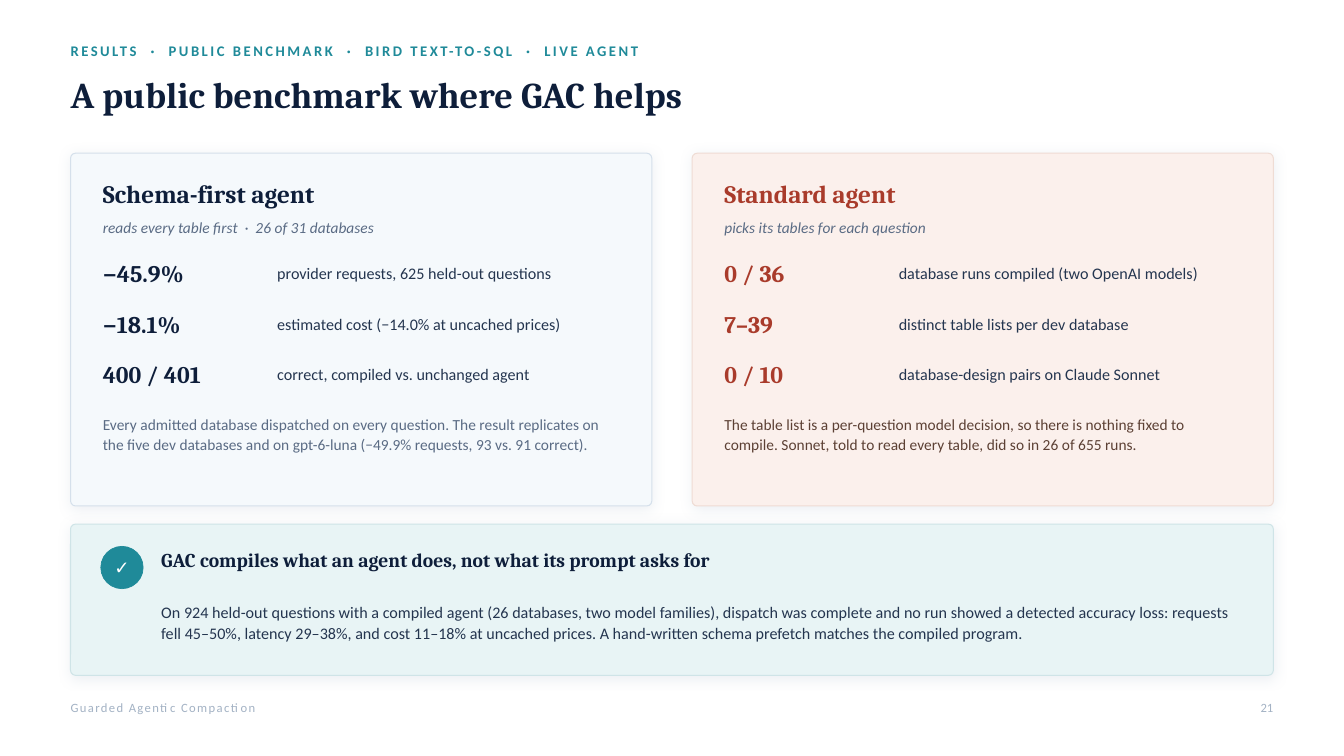
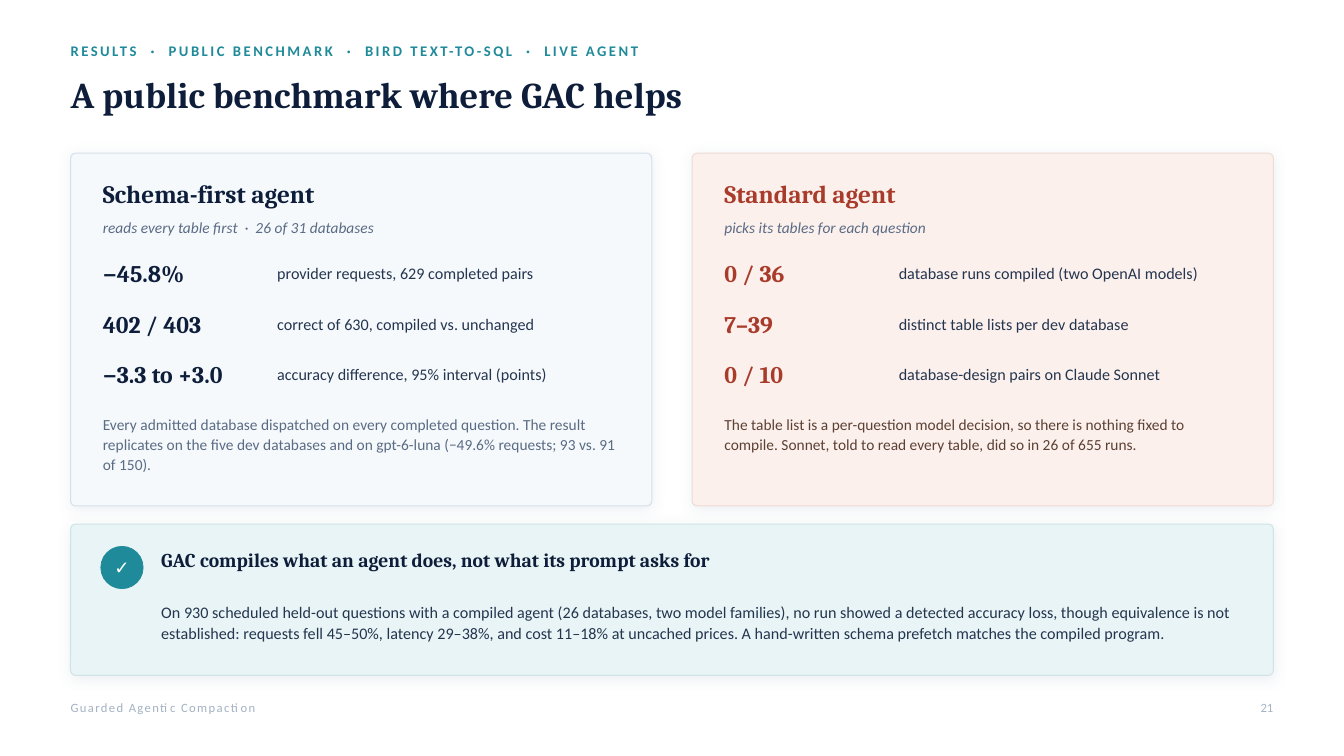
Before and after one commit to rrahimi-uci/guarded-agentic-compaction, a slide deck: slide 21 of paper/slides/compiling-recurrent-agent-workflows-into-guarded-programs-detailed.pptx. Drawn at 1344x756 pixels with LibreOffice and Linux fonts; fonts in the diff are those of the drawing. Boxes give left, top, right and bottom in pixels: in the first picture for what was removed or moved away, otherwise in the second. Text is boxed around its words. In the diff, an @@ line names an element or a change of style, - is before the commit and + after.

```diff
--- a/paper/slides/compiling-recurrent-agent-workflows-into-guarded-programs-detailed.pptx
+++ b/paper/slides/compiling-recurrent-agent-workflows-into-guarded-programs-detailed.pptx
@@ text at box(103, 266, 185, 283): text changed @@
-−45.9%
+−45.8%
@@ text at box(277, 268, 534, 282): text changed @@
-provider requests, 625 held-out questions
+provider requests, 629 completed pairs
@@ text at box(103, 317, 201, 333): text changed @@
-−18.1%
+402 / 403
@@ text at box(277, 319, 534, 333): text changed @@
-estimated cost (−14.0% at uncached prices)
+correct of 630, compiled vs. unchanged
@@ text at box(103, 367, 222, 383): text changed @@
-400 / 401
+−3.3 to +3.0
@@ text at box(277, 368, 546, 383): text changed @@
-correct, compiled vs. unchanged agent
+accuracy difference, 95% interval (points)
@@ text at box(103, 419, 615, 472): text changed @@
-Every admitted database dispatched on every question. The result replicates on the five dev databases and on gpt-6-luna (−49.9% requests, 93 vs. 91 correct).
+Every admitted database dispatched on every completed question. The result replicates on the five dev databases and on gpt-6-luna (−49.6% requests; 93 vs. 91 of 150).
@@ text at box(161, 606, 1229, 642): text changed @@
-On 924 held-out questions with a compiled agent (26 databases, two model families), dispatch was complete and no run showed a detected accuracy loss: requests fell 45–50%, latency 29–38%, and cost 11–18% at uncached prices. A hand-written schema prefetch matches the compiled program.
+On 930 scheduled held-out questions with a compiled agent (26 databases, two model families), no run showed a detected accuracy loss, though equivalence is not established: requests fell 45–50%, latency 29–38%, and cost 11–18% at uncached prices. A hand-written schema prefetch matches the compiled program.
```
Also in this commit, not shown: 3 other slides changed, 3 other files.
